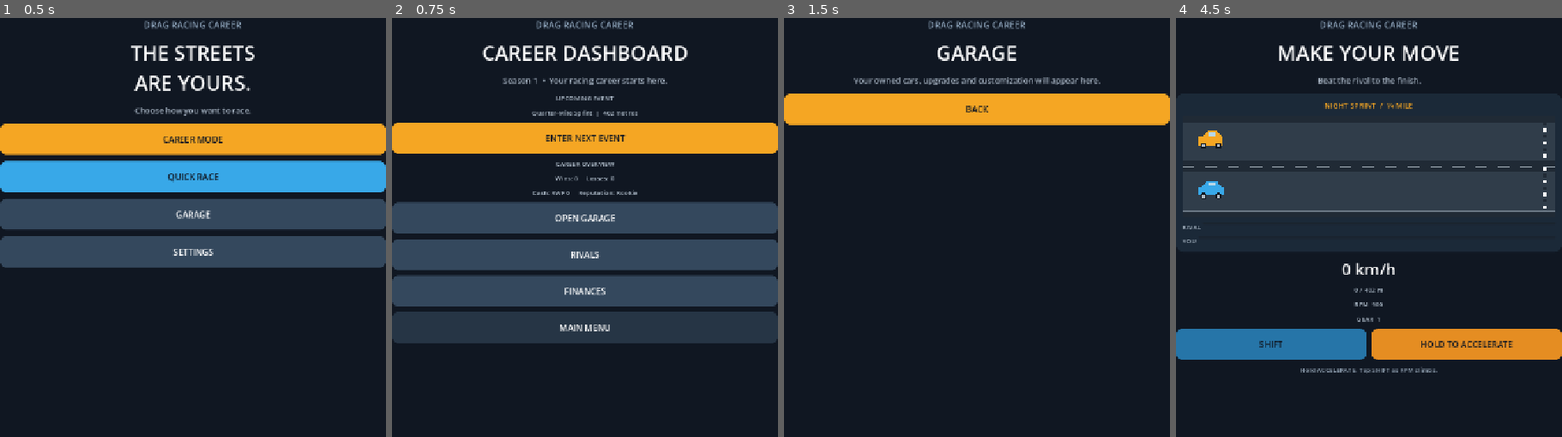
Above: before the commit, frames 1-4 (left to right).
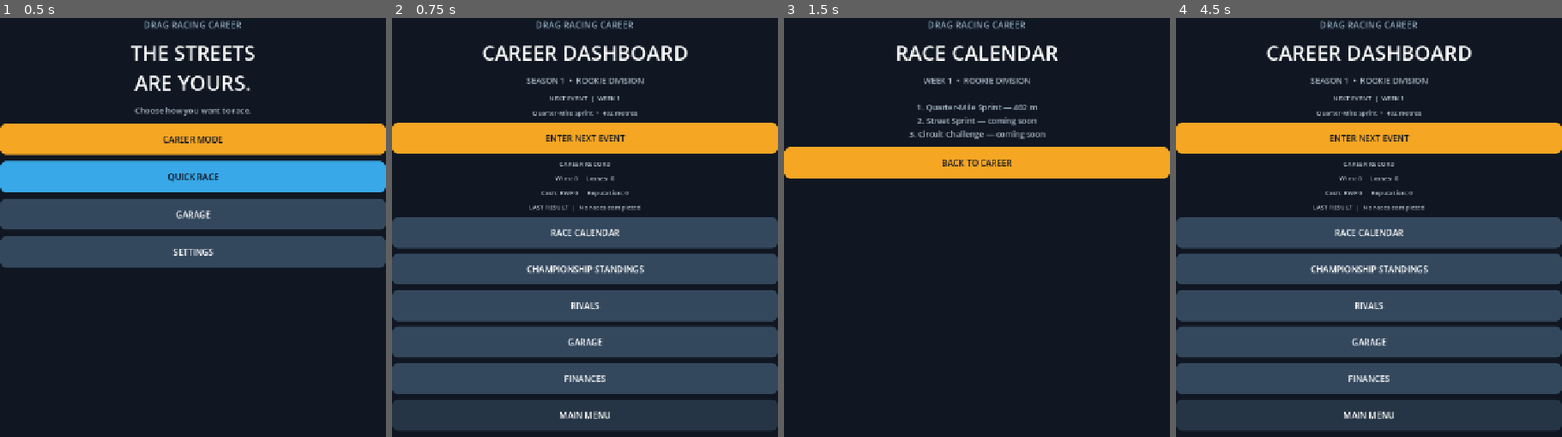
Above: after the commit, the same moments.

Repository: gleeshyyy/-Drag-Racing-Career
Game: Godot game, scene res://main.tscn
The game is run twice, just before and just after one commit, with the same random seed, the same clock (stepped at 60 frames per second) and the same inputs.
Inputs (mouse positions are in pixels of both pictures, inside the frame that each line leads up to):
- Up to frame 1 (0.5 s): no input
- Up to frame 2 (0.75 s): click "CAREER MODE" at 0.5 s
- Up to frame 3 (1.5 s): click (977, 219) at 1.25 s, where only the run before the commit has a clickable "OPEN GARAGE"
- Up to frame 4 (4.5 s): click (1369, 164) at 2 s, where only the run after the commit has a clickable "BACK TO CAREER"; click (1369, 231) at 2.75 s, where only the run after the commit has a clickable "RACE CALENDAR"; click (1369, 110) at 3.5 s, where only the run before the commit has a clickable "BACK"; click (1369, 177) at 4.25 s, where only the run before the commit has a clickable "QUICK RACE"

Frame 1 is identical in both runs. In frame 2, 31% of the frame differs, in the area x 0-100%, y 14-99%; in frame 3, 17%; in frame 4, 64%, in the area x 0-100%, y 6-99%.

Commit message:
Expand career dashboard with calendar standings and rivals

Diff:
--- a/main.gd
+++ b/main.gd
@@ -49,6 +49,14 @@
 var throttle_down := false
 var shift_cooldown := 0.0
 var race_time := 0.0
+var career_race := false
+var career_wins := 0
+var career_losses := 0
+var career_cash := 0
+var career_reputation := 0
+var last_result := "No races completed"
+var rival_name := "Darius Cole"
+var rival_names := ["Darius Cole", "Maya Brooks", "Jaxon Reed", "Andre Silva"]
 
 var title_label: Label
 var status_label: Label
@@ -232,31 +240,65 @@
 	race_panel.hide()
 	section_panel.show()
 	title_label.text = "CAREER DASHBOARD"
-	status_label.text = "Season 1  •  Your racing career starts here."
+	status_label.text = "SEASON 1  •  ROOKIE DIVISION"
 	_clear_section()
-	_add_section_label("UPCOMING EVENT")
-	_add_section_label("Quarter-Mile Sprint  |  402 metres")
+	_add_section_label("NEXT EVENT  |  WEEK 1")
+	_add_section_label("Quarter-Mile Sprint  •  402 metres")
 	var event_button := _make_button("ENTER NEXT EVENT", Color("#f5a623"))
-	event_button.pressed.connect(_start_race)
+	event_button.pressed.connect(func():
+		career_race = true
+		_start_race()
+	)
 	section_panel.add_child(event_button)
-	_add_section_label("CAREER OVERVIEW")
-	_add_section_label("Wins: 0     Losses: 0")
-	_add_section_label("Cash: RWF 0     Reputation: Rookie")
-	var garage_button := _make_button("OPEN GARAGE", Color("#34485d"))
-	garage_button.add_theme_color_override("font_color", Color.WHITE)
-	garage_button.pressed.connect(func(): _show_info_page("GARAGE", "Your owned cars, upgrades and customization will appear here."))
-	section_panel.add_child(garage_button)
+	_add_section_label("CAREER RECORD")
+	_add_section_label("Wins: %d     Losses: %d" % [career_wins, career_losses])
+	_add_section_label("Cash: RWF %s     Reputation: %d" % [str(career_cash), career_reputation])
+	_add_section_label("LAST RESULT  |  " + last_result)
+	var calendar_button := _make_button("RACE CALENDAR", Color("#34485d"))
+	calendar_button.add_theme_color_override("font_color", Color.WHITE)
+	calendar_button.pressed.connect(_show_calendar)
+	section_panel.add_child(calendar_button)
+	var standings_button := _make_button("CHAMPIONSHIP STANDINGS", Color("#34485d"))
+	standings_button.add_theme_color_override("font_color", Color.WHITE)
+	standings_button.pressed.connect(_show_standings)
+	section_panel.add_child(standings_button)
 	var rivals_button := _make_button("RIVALS", Color("#34485d"))
 	rivals_button.add_theme_color_override("font_color", Color.WHITE)
-	rivals_button.pressed.connect(func(): _show_info_page("RIVALS", "Named AI drivers will develop their own careers and become your rivals."))
+	rivals_button.pressed.connect(_show_rivals)
 	section_panel.add_child(rivals_button)
+	var garage_button := _make_button("GARAGE", Color("#34485d"))
+	garage_button.add_theme_color_override("font_color", Color.WHITE)
+	garage_button.pressed.connect(func(): _show_info_page("GARAGE", "Your car collection, upgrades and customization will be developed here."))
+	section_panel.add_child(garage_button)
 	var finances_button := _make_button("FINANCES", Color("#34485d"))
 	finances_button.add_theme_color_override("font_color", Color.WHITE)
-	finances_button.pressed.connect(func(): _show_info_page("FINANCES", "Prize money, expenses, sponsorships and contracts will be tracked here."))
+	finances_button.pressed.connect(func(): _show_info_page("FINANCES", "Career cash balance: RWF %s\nPrize money and expenses will be tracked here." % str(career_cash)))
 	section_panel.add_child(finances_button)
 	var back_button := _make_button("MAIN MENU", Color("#263545"))
 	back_button.add_theme_color_override("font_color", Color.WHITE)
 	back_button.pressed.connect(_show_menu)
+	section_panel.add_child(back_button)
+
+func _show_calendar() -> void:
+	_show_subpage("RACE CALENDAR", "WEEK 1  •  ROOKIE DIVISION\n\n1. Quarter-Mile Sprint — 402 m\n2. Street Sprint — coming soon\n3. Circuit Challenge — coming soon", "BACK TO CAREER")
+
+func _show_standings() -> void:
+	var text := "ROOKIE CHAMPIONSHIP\n\n1. You — %d points\n2. %s — %d points\n3. Maya Brooks — 0 points\n4. Jaxon Reed — 0 points\n5. Andre Silva — 0 points" % [career_wins * 10, rival_name, career_wins * 8]
+	_show_subpage("STANDINGS", text, "BACK TO CAREER")
+
+func _show_rivals() -> void:
+	var text := "YOUR RIVALS\n\nDarius Cole — Aggressive starter\nMaya Brooks — Technical driver\nJaxon Reed — High top speed\nAndre Silva — Consistent racer\n\nRivals will develop as the season progresses."
+	_show_subpage("RIVALS", text, "BACK TO CAREER")
+
+func _show_subpage(page_title: String, body: String, back_caption: String) -> void:
+	menu_panel.hide()
+	race_panel.hide()
+	section_panel.show()
+	title_label.text = page_title
+	status_label.text = body
+	_clear_section()
+	var back_button := _make_button(back_caption, Color("#f5a623"))
+	back_button.pressed.connect(_show_career_dashboard)
 	section_panel.add_child(back_button)
 
 func _show_info_page(page_title: String, description: String) -> void:
@@ -297,7 +339,8 @@
 	menu_panel.hide()
 	race_panel.show()
 	title_label.text = "MAKE YOUR MOVE"
-	status_label.text = "Beat the rival to the finish."
+	rival_name = rival_names[(career_wins + career_losses) % rival_names.size()]
+	status_label.text = "You vs %s  •  Beat them to the finish." % rival_name
 	_update_hud()
 
 func _shift_gear() -> void:
@@ -326,15 +369,25 @@
 	throttle_down = false
 	var won := player_distance >= TRACK_LENGTH and player_distance >= rival_distance
 	race_finished = true
+	if career_race:
+		if won:
+			career_wins += 1
+			career_cash += 500
+			career_reputation += 10
+			last_result = "Victory vs " + rival_name
+		else:
+			career_losses += 1
+			last_result = "Defeat vs " + rival_name
+		career_race = false
 	menu_panel.show()
 	section_panel.hide()
 	race_panel.hide()
 	if won:
 		title_label.text = "RACE WON!"
-		status_label.text = "You beat the rival in %.2f seconds." % race_time
+		status_label.text = "You beat %s in %.2f seconds." % [rival_name, race_time]
 	else:
 		title_label.text = "RACE LOST"
-		status_label.text = "The rival got there first. Run it back."
+		status_label.text = "%s got there first. Run it back." % rival_name
 
 func _make_button(caption: String, fill: Color) -> Button:
 	var button := Button.new()
